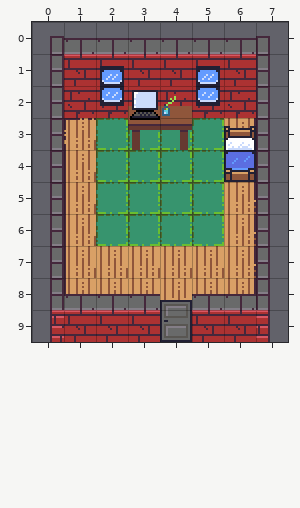
Level history. Tiled map: src/assets/tilemaps/pipsHouseMap.tmx. The picture above is the old version.
Cells are 16x16 px. Shown: x 0..7, y 0..9.
After the commit:
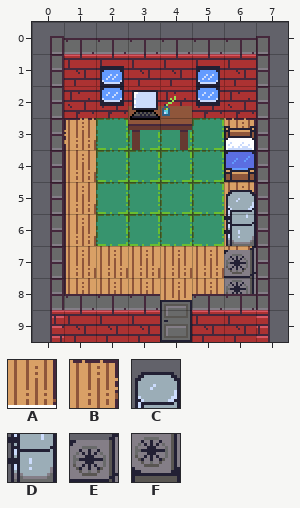
Key: from "pigeonburghTileset": A 42; from "pigeonburghTileset2": B 26, C 39, D 47, E 55, F 63.
_ is an empty cell.
Tiles replaced or removed in this view: A.
Diff:
Changed rows in their new state; . is an unchanged cell.
Layer "below":
first column x 6:
 3 B
Layer "worldLayer":
first column x 6:
 6 D
 7 E
 8 F
Layer "above":
first column x 6:
 5 C
